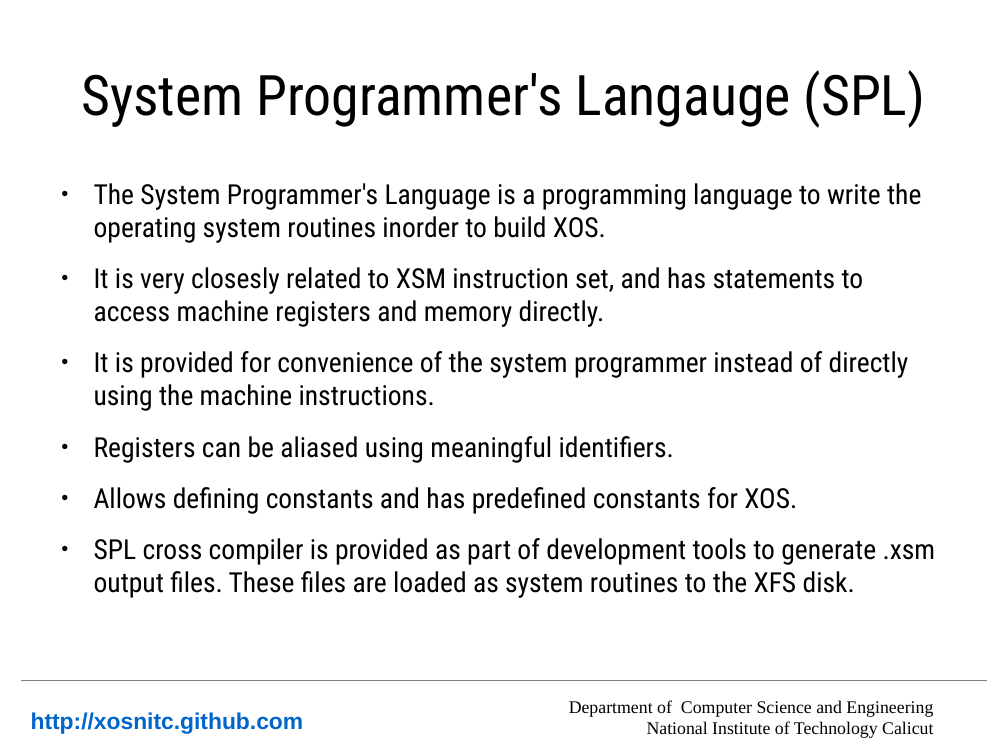
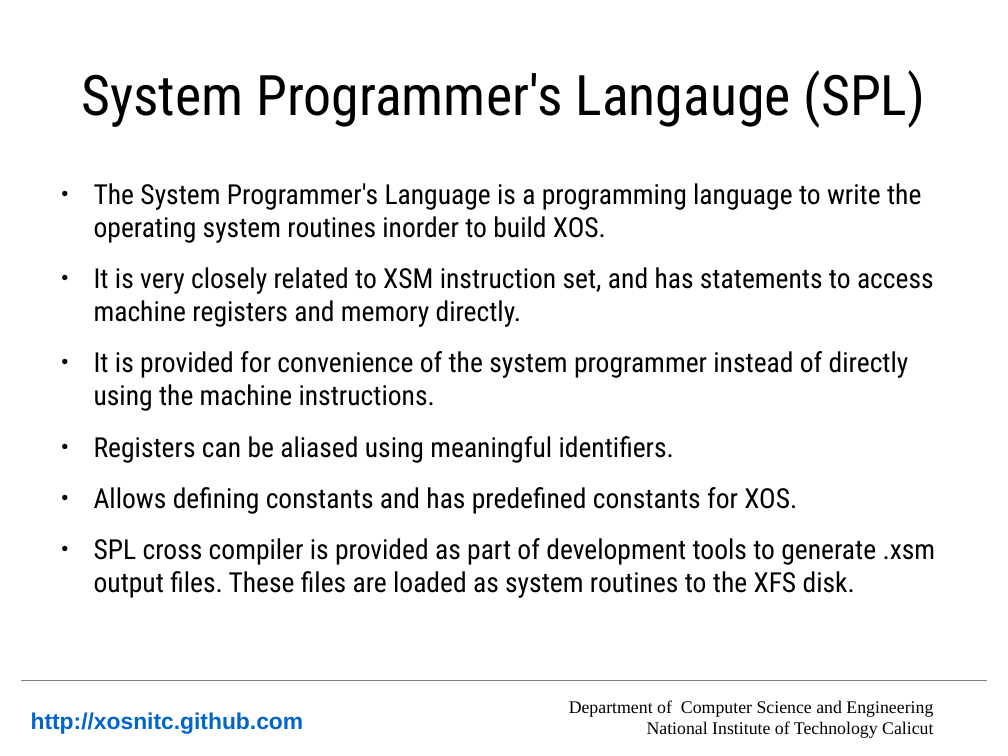
Before and after one commit to xosnitc/xosdoc, a slide deck: slide 24 of slide/slide.odp. Drawn at 1008x756 pixels with LibreOffice and Linux fonts; fonts in the diff are those of the drawing; background and template pictures are left out. Boxes give left, top, right and bottom in pixels: in the first picture for what was removed or moved away, otherwise in the second. Text is boxed around its words. In the diff, an @@ line names an element or a change of style, - is before the commit and + after.

```diff
--- a/slide/slide.odp
+++ b/slide/slide.odp
@@ text at <box>94,267,934,327</box>: text changed @@
-● It is very closesly related to XSM instruction set, and has statements to access machine registers and memory directly.
+● It is very closely related to XSM instruction set, and has statements to access machine registers and memory directly.
```
Also in this commit, not shown: 2 other slides changed, 1 other file.
